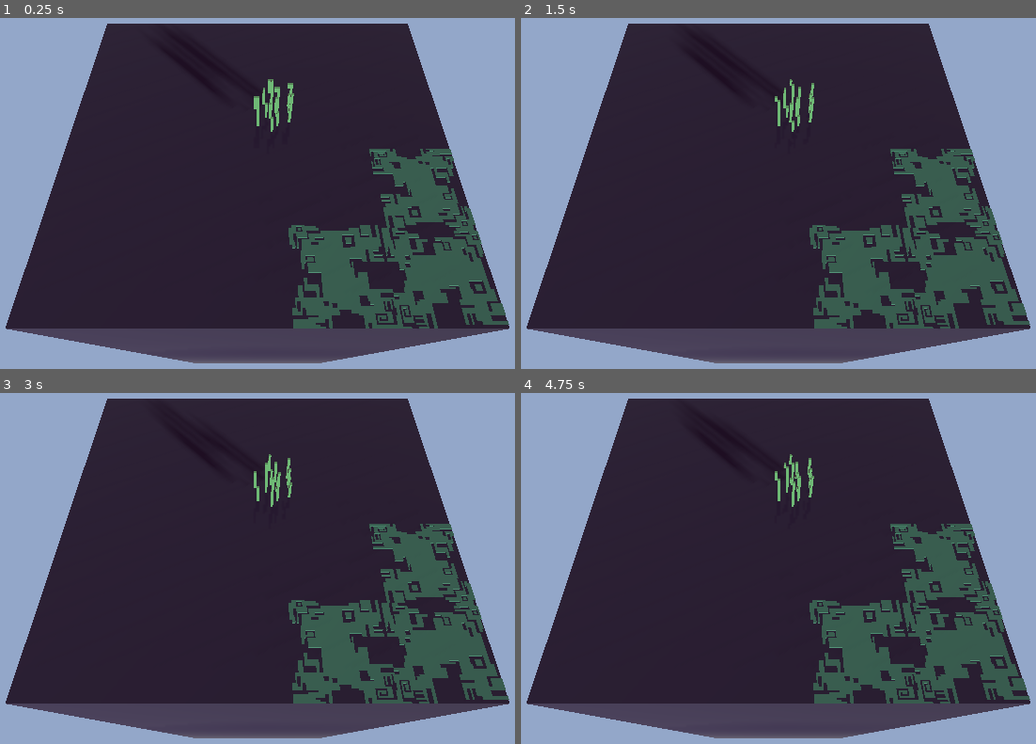
Above: before the commit, frames 1-4 (two rows, left to right).
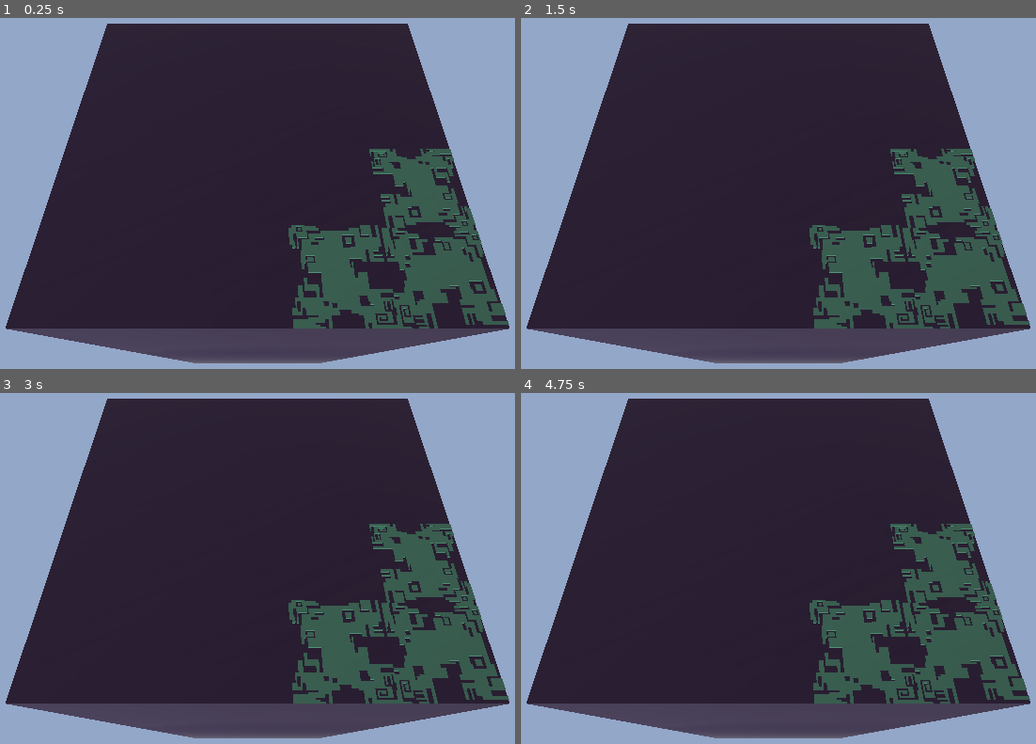
Above: after the commit, the same moments.

Repository: albielee/NSE_Challenge_Game
Game: Godot game, scene res://Worlds/world.tscn
The game is run twice, just before and just after one commit, with the same random seed, the same clock (stepped at 60 frames per second) and the same inputs. This scene is started directly instead of the project's main scene.
Inputs (mouse positions are in pixels of both pictures, inside the frame that each line leads up to):
- Up to frame 1 (0.25 s): no input
- Up to frame 2 (1.5 s): move the mouse to (943, 151) at 0.52 s; hold Right (move_right) 0.53-1.28 s; hold Space (move_dash) 0.53-1.28 s; move the mouse to (629, 197) at 1.27 s; hold Down (move_down) from 1.28 s (still down); right-click (629, 197) at 1.35 s
- Up to frame 3 (3 s): move the mouse to (334, 452) at 2.02 s; release Down (move_down) at 2.03 s; press the mouse at (334, 452) at 2.03 s; hold Right (move_right) 2.03-2.78 s; tap Enter at 2.75 s; move the mouse to (221, 638) at 2.77 s; release the mouse at (221, 638) at 2.78 s; hold Up (move_up) from 2.78 s (still down); tap Tab (scoreboard) at 2.85 s
- Up to frame 4 (4.75 s): move the mouse to (1005, 614) at 3.52 s; release Up (move_up) at 3.53 s; hold E (summon_rock) 3.53-4.28 s; hold Left (move_left) from 3.53 s (still down); move the mouse to (551, 484) at 4.27 s; tap Shift (temp_float) at 4.35 s

The runs differ from the first frame. In frame 1, 0.4% of the frame differs, in the area x 49-58%, y 17-33%; in frame 2, 0.3%; in frame 3, 0.3%; in frame 4, 0.3%.
Error before the commit: Invalid set index 'visible' (on base: 'null instance') with value of type 'bool'. (res://Controllers/RoundController.gd:83)

Commit message:
push for albie

Diff:
--- a/NSE_Challenge_Game/Menu/lobby.gd
+++ b/NSE_Challenge_Game/Menu/lobby.gd
@@ -16,7 +16,6 @@
 		$Connect/Name.text = desktop_path[desktop_path.size() - 2]
 		$Menu/Host/Hosting/Name.text = desktop_path[desktop_path.size() - 2]
 
-
 func _on_host_pressed():
 	if $Menu/Host/Hosting/Name.text == "":
 		$Menu/Host/Hosting/ErrorLabel.text = "Invalid name!"
@@ -34,9 +33,6 @@
 	var player_name = $Menu/Host/Hosting/Name.text
 	gamestate.host_game(player_name)
 	refresh_lobby()
-
-
-
 
 func _on_join_pressed():
 	if $Connect/Name.text == "":
@@ -57,22 +53,18 @@
 	var player_name = $Connect/Name.text
 	gamestate.join_game(ip, player_name)
 
-
 func disable_buttons():
 	for button in get_tree().get_nodes_in_group("button"):
 		button.disabled = true
-
 
 func _on_connection_success():
 	$Connect.hide()
 	$Players.show()
 
-
 func _on_connection_failed():
 	$Connect/Host.disabled = false
 	$Connect/Join.disabled = false
 	$Connect/ErrorLabel.set_text("Connection failed.")
-
 
 func _on_game_ended():
 	show()
@@ -100,7 +92,6 @@
 	$Players/MapSelector/ButtonLeft.disabled = notHost
 	$Players/MapSelector/ButtonRight.disabled = notHost
 
-
 func _on_HostButton_pressed():
 	$Menu/Main.hide()
 	$Menu/Host.show()
@@ -109,16 +100,13 @@
 	$Menu/Main.hide()
 	$Connect.show()
 
-
 func _on_ExitButton_pressed():
 	#close the game
 	get_tree().quit()
 
-
 func _on_OptionsButton_pressed():
 	$Menu/Main.hide()
 	$Menu/Options.show()
-
 
 func _on_BackButton_pressed():
 	$Menu/Options.hide()
@@ -126,7 +114,6 @@
 	$Menu/Host.hide()
 	$Menu/Main.show()
 
-
 func _on_Start_pressed():
 	#Setup round settings for starting the game
 	var roundSettings = []
--- a/NSE_Challenge_Game/Worlds/world.tscn
+++ b/NSE_Challenge_Game/Worlds/world.tscn
@@ -1,10 +1,12 @@
-[gd_scene load_steps=11 format=2]
+[gd_scene load_steps=13 format=2]
 
 [ext_resource path="res://Controllers/Camera.tscn" type="PackedScene" id=1]
 [ext_resource path="res://Assets/World/grass_1.obj" type="ArrayMesh" id=2]
 [ext_resource path="res://Objects/Scene/Void.tscn" type="PackedScene" id=3]
-[ext_resource path="res://Controllers/RoundController.gd" type="Script" id=4]
-[ext_resource path="res://Assets/Tall Grass/GrassCluster.tscn" type="PackedScene" id=5]
+[ext_resource path="res://Controllers/RoundController.tscn" type="PackedScene" id=4]
+[ext_resource path="res://Assets/Numbers/number1.png" type="Texture" id=5]
+[ext_resource path="res://Assets/Numbers/number2.png" type="Texture" id=6]
+[ext_resource path="res://Assets/Numbers/number3.png" type="Texture" id=7]
 
 [sub_resource type="Environment" id=1]
 background_color = Color( 0.431373, 0.431373, 0.431373, 0.333333 )
@@ -42,13 +44,6 @@
 
 [node name="World" type="Spatial"]
 
-[node name="PlayerNetworkHandler" type="Node" parent="."]
-
-[node name="SendData" type="Timer" parent="PlayerNetworkHandler"]
-process_mode = 0
-wait_time = 0.1
-autostart = true
-
 [node name="SpawnPoints" type="Spatial" parent="."]
 
 [node name="0" type="Position3D" parent="SpawnPoints"]
@@ -65,13 +60,97 @@
 
 [node name="Players" type="Spatial" parent="."]
 
-[node name="RoundController2" type="Control" parent="."]
-margin_right = 40.0
-margin_bottom = 40.0
-script = ExtResource( 4 )
+[node name="RoundController" parent="." instance=ExtResource( 4 )]
+pause_mode = 2
+
+[node name="Number1" type="Sprite" parent="RoundController"]
+visible = false
+position = Vector2( 512, 300 )
+texture = ExtResource( 5 )
+
+[node name="Number2" type="Sprite" parent="RoundController"]
+visible = false
+position = Vector2( 512, 300 )
+texture = ExtResource( 6 )
+
+[node name="Number3" type="Sprite" parent="RoundController"]
+visible = false
+position = Vector2( 512, 300 )
+texture = ExtResource( 7 )
+
+[node name="Scoreboard" type="Panel" parent="RoundController"]
+visible = false
+margin_left = 362.0
+margin_top = 150.0
+margin_right = 662.0
+margin_bottom = 450.0
 __meta__ = {
 "_edit_use_anchors_": false
 }
+
+[node name="Label" type="Label" parent="RoundController/Scoreboard"]
+margin_left = 124.214
+margin_top = 7.93701
+margin_right = 166.214
+margin_bottom = 38.937
+text = "Scores
+"
+
+[node name="PlayerNames" type="VBoxContainer" parent="RoundController/Scoreboard"]
+margin_left = 30.0
+margin_top = 40.0
+margin_right = 210.0
+margin_bottom = 155.0
+__meta__ = {
+"_edit_use_anchors_": false
+}
+
+[node name="Player1" type="Label" parent="RoundController/Scoreboard/PlayerNames"]
+margin_right = 180.0
+margin_bottom = 14.0
+
+[node name="Player2" type="Label" parent="RoundController/Scoreboard/PlayerNames"]
+margin_top = 18.0
+margin_right = 180.0
+margin_bottom = 32.0
+
+[node name="Player3" type="Label" parent="RoundController/Scoreboard/PlayerNames"]
+margin_top = 36.0
+margin_right = 180.0
+margin_bottom = 50.0
+
+[node name="Player4" type="Label" parent="RoundController/Scoreboard/PlayerNames"]
+margin_top = 54.0
+margin_right = 180.0
+margin_bottom = 68.0
+
+[node name="PlayerScores" type="VBoxContainer" parent="RoundController/Scoreboard"]
+margin_left = 210.0
+margin_top = 40.0
+margin_right = 250.0
+margin_bottom = 80.0
+__meta__ = {
+"_edit_use_anchors_": false
+}
+
+[node name="Player1" type="Label" parent="RoundController/Scoreboard/PlayerScores"]
+margin_right = 40.0
+margin_bottom = 14.0
+
+[node name="Player2" type="Label" parent="RoundController/Scoreboard/PlayerScores"]
+margin_top = 18.0
+margin_right = 40.0
+margin_bottom = 32.0
+
+[node name="Player3" type="Label" parent="RoundController/Scoreboard/PlayerScores"]
+margin_top = 36.0
+margin_right = 40.0
+margin_bottom = 50.0
+
+[node name="Player4" type="Label" parent="RoundController/Scoreboard/PlayerScores"]
+margin_top = 54.0
+margin_right = 40.0
+margin_bottom = 68.0
 
 [node name="Camera" parent="." groups=[
 "Camera",
@@ -83,8 +162,6 @@
 
 [node name="StaticBody" type="StaticBody" parent="."]
 transform = Transform( 1, 0, 0, 0, 1, 0, 0, 0, 1, 0, 0.795335, 0 )
-collision_layer = 2
-collision_mask = 0
 
 [node name="Tower" type="MeshInstance" parent="StaticBody"]
 transform = Transform( 7.35151, 0, 0, 0, 18.548, 0, 0, 0, 6.84089, 0, -20.3118, 0 )
@@ -127,7 +204,4 @@
 
 [node name="Void" parent="." instance=ExtResource( 3 )]
 transform = Transform( 1, 0, 0, 0, 1, 0, 0, 0, 1, 0, -5, 0 )
-
-[node name="GrassCluster" parent="." instance=ExtResource( 5 )]
-transform = Transform( 1, 0, 0, 0, 1, 0, 0, 0, 1, 0.78249, -0.986158, -0.608311 )
-[connection signal="timeout" from="PlayerNetworkHandler/SendData" to="PlayerNetworkHandler" method="_on_Timer_timeout"]
+[connection signal="player_fell" from="Void" to="RoundController" method="_on_Void_player_fell"]
